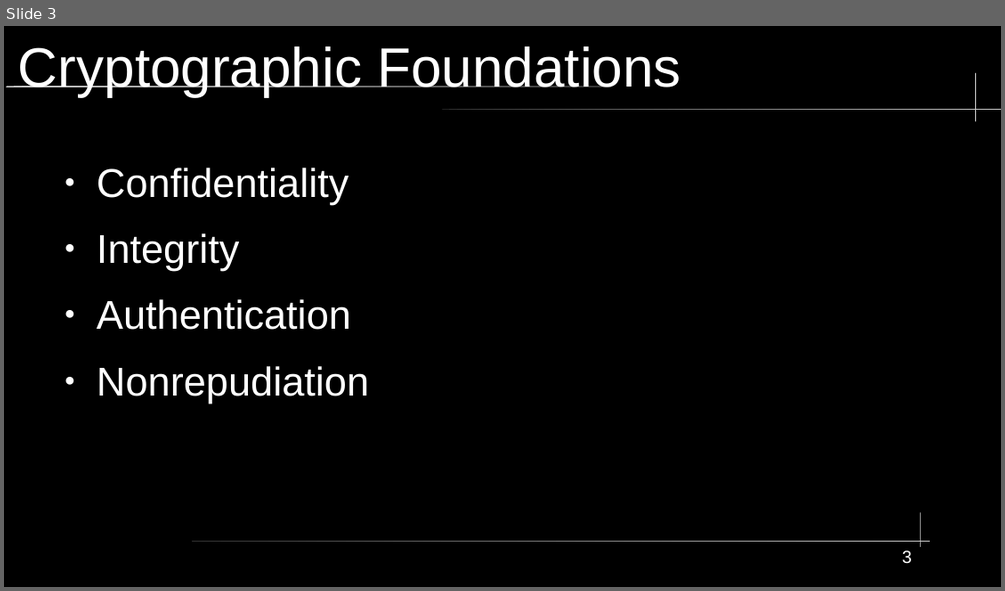
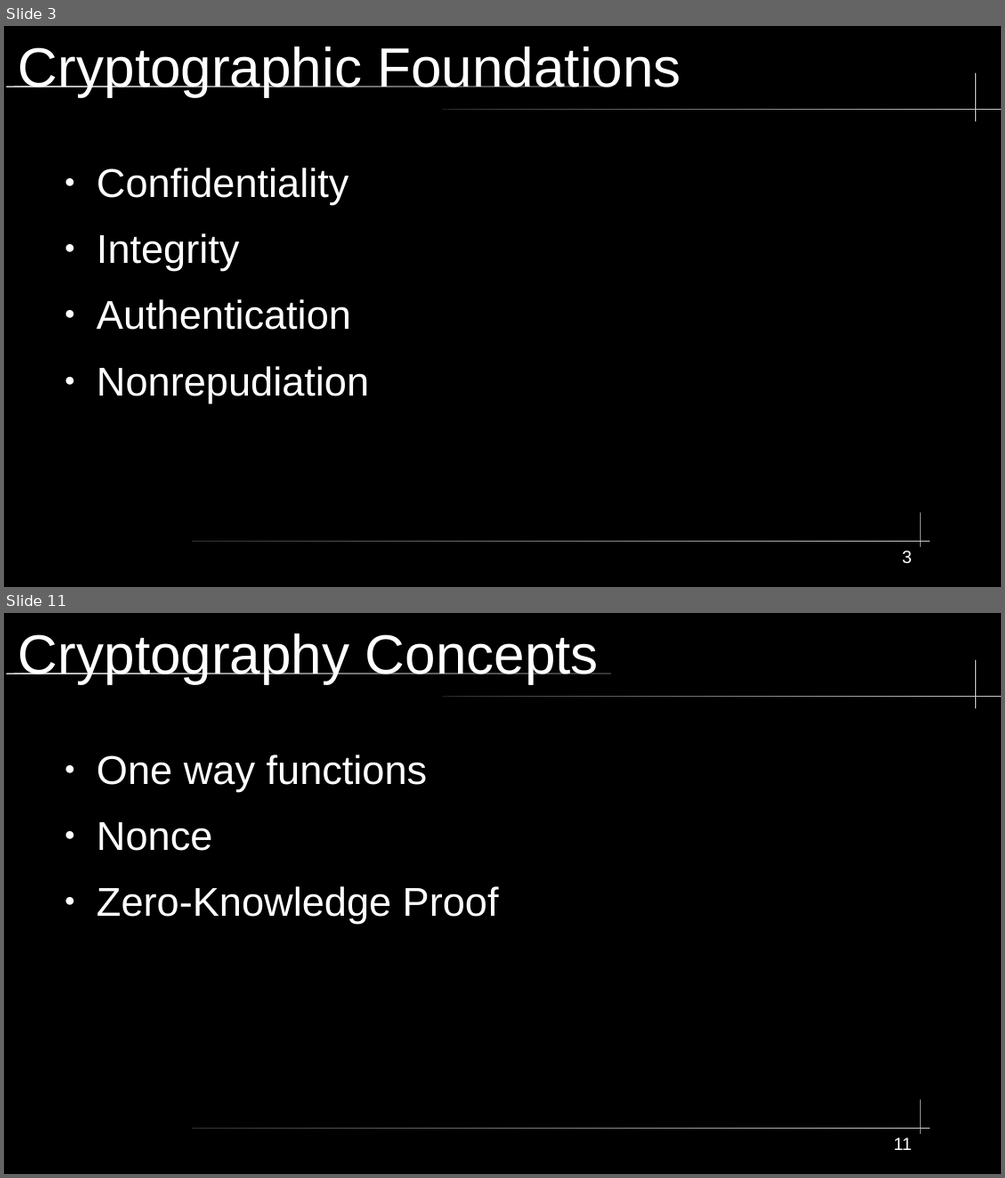
Before and after one commit to City-Colleges-of-Chicago-Cybersecurity/COMPSFI-214, a slide deck: 2026/Spring/powerpoints/Chapter-06-Cryptography-and-Symmetric-Key-Algorithms.odp. Shown one above the other, each under a label of ours: slide 3 before the commit, slides 3 and 11 after it; the slides between them are not shown. The pictures are 1005x591 and 1005x1178 pixels, drawn with LibreOffice and Linux fonts; fonts in the diff are those of the drawing. Boxes give left, top, right and bottom in pixels: in the first picture for what was removed or moved away, otherwise in the second. Text is boxed around its words. In the diff, an @@ line names an element or a change of style, - is before the commit and + after.

```diff
--- a/2026/Spring/powerpoints/Chapter-06-Cryptography-and-Symmetric-Key-Algorithms.odp
+++ b/2026/Spring/powerpoints/Chapter-06-Cryptography-and-Symmetric-Key-Algorithms.odp
@@ slide 11 added at bbox=[4, 613, 1001, 1174], background #000000; not listed: 5 template elements that a slide beside it also shows @@
@@ title added at bbox=[18, 633, 599, 684], 44 pt, text #FFFFFF @@
+Cryptography Concepts
@@ text added at bbox=[97, 755, 499, 924], 32 pt, text #FFFFFF @@
+● One way functions
+● Nonce
+● Zero-Knowledge Proof
@@ page number added at bbox=[893, 1137, 912, 1150], 14 pt, text #FFFFFF @@
+11
```
Also in this commit, not shown: 8 other slides added.
